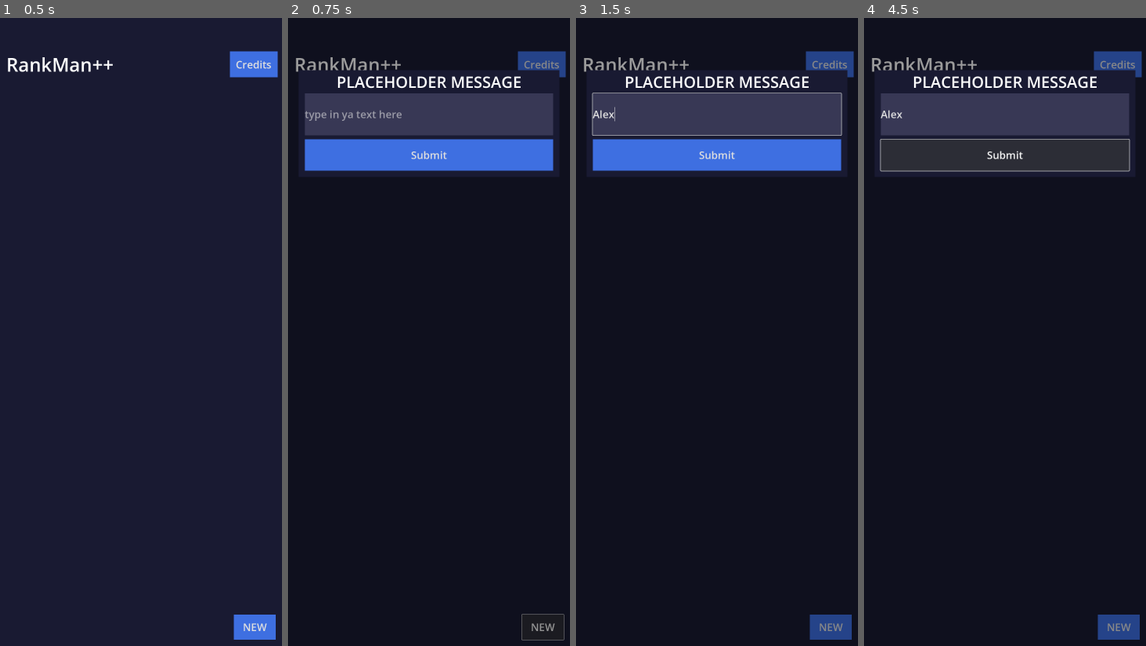
Above: before the commit, frames 1-4 (left to right).
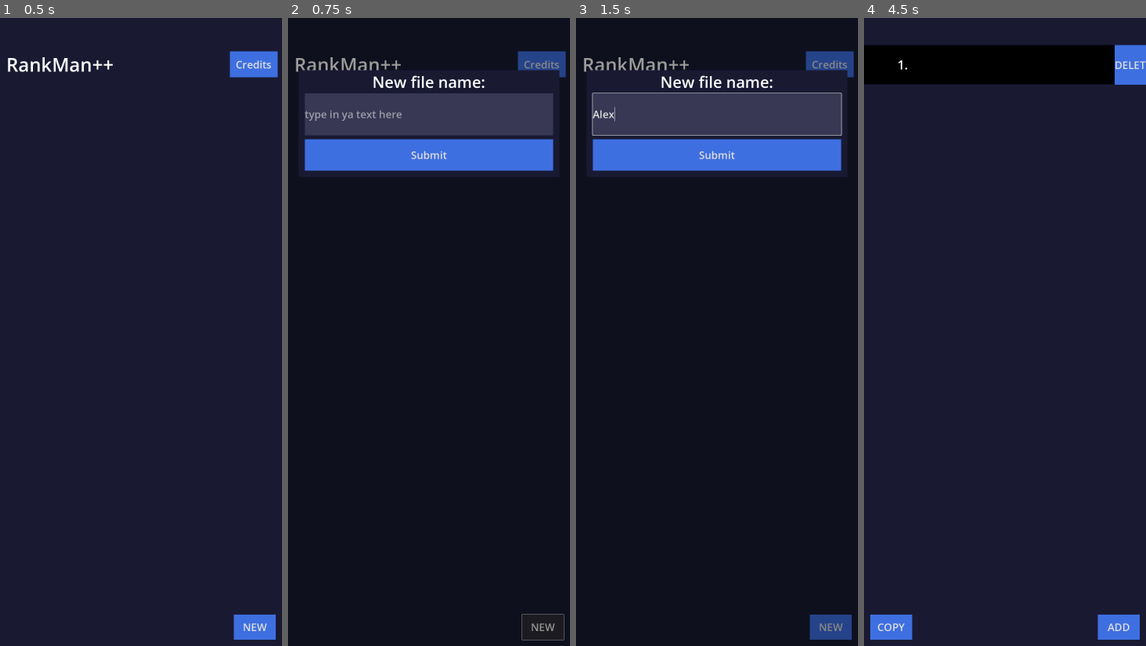
Above: after the commit, the same moments.

Repository: POtOSoftware/rankmanplusplus
Game: Godot game, scene res://Scenes/FilePicker/FilePicker.tscn
Two runs of this game, one before a commit and one after it. Both use one fixed random seed, a clock stepped at 60 frames per second and the inputs below.
Inputs (mouse positions are in pixels of both pictures, inside the frame that each line leads up to):
- Up to frame 1 (0.5 s): no input
- Up to frame 2 (0.75 s): click "NEW" at 0.5 s
- Up to frame 3 (1.5 s): click (717, 112) at 1.27 s; type "Alex" at 1.35 s
- Up to frame 4 (4.5 s): click "NEW" at 2 s; click "Submit" at 2.75 s; click (1117, 627) at 3.5 s, where only the run after the commit has a clickable "ADD"; click (1005, 156) at 4.25 s, where only the run after the commit has a clickable "Add To Middle"

Frame 1 is identical in both runs. In frame 2, 0.7% of the frame differs, in the area x 17-83%, y 9-12%; in frame 3, 0.7%; in frame 4, 14%, in the area x 0-100%, y 4-99%.
Error before the commit: Invalid assignment of property or key 'text' with value of type 'String' on a base object of type 'null instance'. (res://Prefabs/StringInputPopup/string_input…

Commit message:
fix node references

Diff:
--- a/Prefabs/ListInputPopup/list_input_popup.gd
+++ b/Prefabs/ListInputPopup/list_input_popup.gd
@@ -1,19 +1,21 @@
 extends Control
 
+@onready var text_input = $Box/LineEdit
+
 func _on_add_button_pressed() -> void:
-	var _new_string = $LineEdit.text
+	var _new_string = text_input.text
 
 	AppManager.add_to_end(_new_string)
 	self.queue_free()
 
 func _on_add_to_start_pressed() -> void:
-	var _new_string = $LineEdit.text
+	var _new_string = text_input.text
 
 	AppManager.add_to_start(_new_string)
 	self.queue_free()
 
 func _on_add_to_middle_pressed() -> void:
-	var _new_string = $LineEdit.text
+	var _new_string = text_input.text
 
 	AppManager.add_to_middle(_new_string)
 	self.queue_free()
--- a/Prefabs/StringInputPopup/string_input_popup.gd
+++ b/Prefabs/StringInputPopup/string_input_popup.gd
@@ -1,7 +1,7 @@
 extends Control
 
-@onready var header_label = $HeaderLabel
-@onready var string_edit = $LineEdit
+@onready var header_label = $Box/HeaderLabel
+@onready var string_edit = $Box/LineEdit
 
 signal string_submit(value: String)
 
--- a/Prefabs/YesNoPopup/YesNoPopup.tscn
+++ b/Prefabs/YesNoPopup/YesNoPopup.tscn
@@ -3,7 +3,7 @@
 [ext_resource type="Theme" uid="uid://b288c5n3b1ipm" path="res://MainUITheme.tres" id="1_32e60"]
 [ext_resource type="Script" uid="uid://pcybnvlu8upw" path="res://Prefabs/YesNoPopup/yes_no_popup.gd" id="2_kvao1"]
 
-[node name="StringInputPopup" type="Control"]
+[node name="YesNoPopup" type="Control"]
 z_index = 20
 layout_mode = 3
 anchors_preset = 15
--- a/Prefabs/YesNoPopup/yes_no_popup.gd
+++ b/Prefabs/YesNoPopup/yes_no_popup.gd
@@ -1,7 +1,7 @@
 extends Control
 
-@onready var header_label = $HeaderLabel
-@onready var string_edit = $LineEdit
+@onready var header_label = $Box/HeaderLabel
+@onready var string_edit = $Box/LineEdit
 
 signal answer(value: bool)
 
